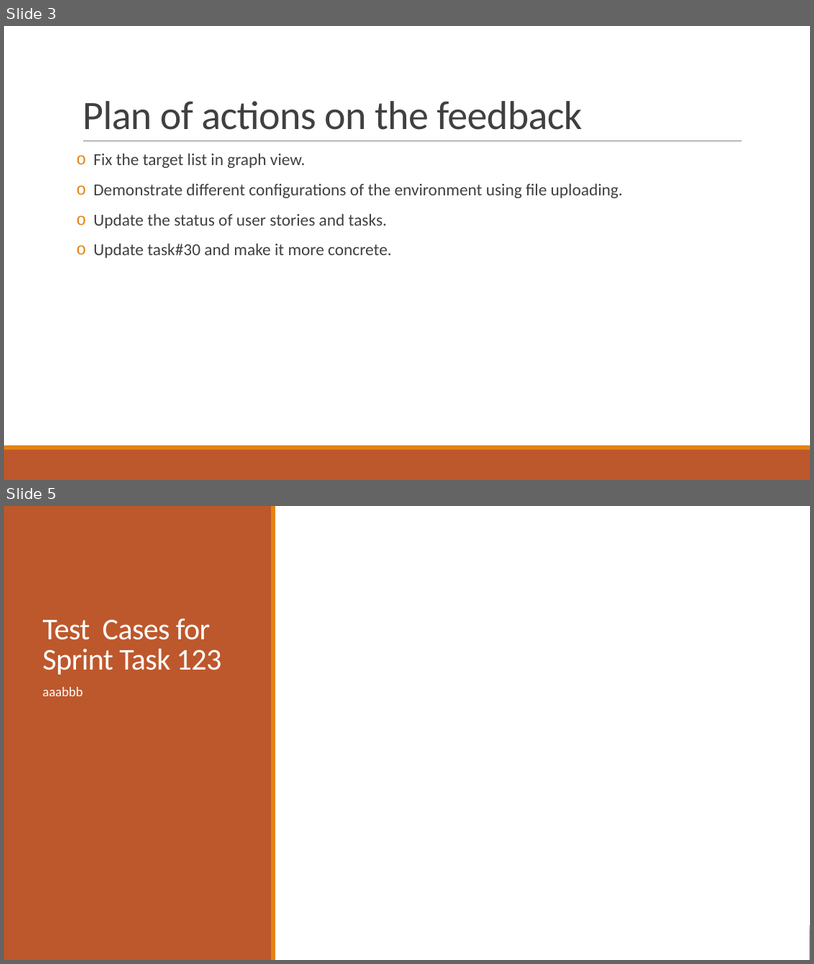
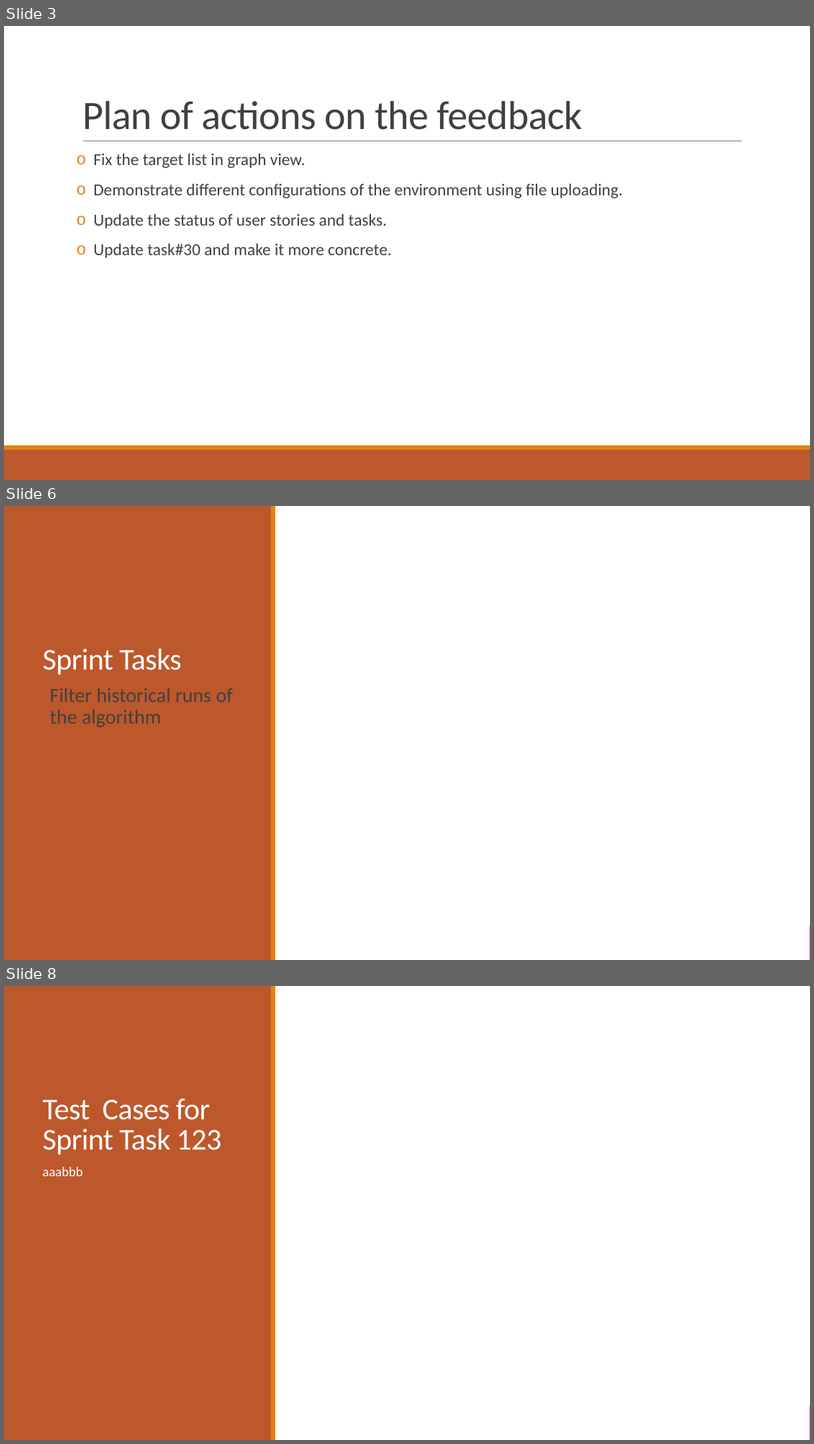
Before and after one commit to 2012215434/CS744, a slide deck: documents/set5/Presentation5.pptx. Shown one above the other, each under a label of ours: slides 3 and 5 before the commit, slides 3, 6 and 8 after it; the slides between them are not shown. The pictures are 814x964 and 814x1444 pixels, drawn with LibreOffice and Linux fonts; fonts in the diff are those of the drawing. Boxes give left, top, right and bottom in pixels: in the first picture for what was removed or moved away, otherwise in the second. Text is boxed around its words. In the diff, an @@ line names an element or a change of style, - is before the commit and + after.

Commit message:
add sprint#5 &ppt

```diff
--- a/documents/set5/Presentation5.pptx
+++ b/documents/set5/Presentation5.pptx
@@ slide 6 added at (4,506,810,960), background #FFFFFF; not listed: 2 template elements that a slide beside it also shows @@
@@ rectangle added at (4,506,810,960), fill #FFFFFF @@
@@ rectangle added at (4,506,272,960), fill #BD582C @@
@@ rectangle added at (271,506,275,960), fill #E48312 @@
@@ title added at (43,649,181,674), 36 pt, text #FFFFFF @@
+Sprint Tasks
@@ text added at (50,687,233,727), 24 pt, text #404040 @@
+  Filter historical runs of the algorithm
@@ what was slide 5 is now slide 8 @@
```
Also in this commit, not shown: 1 slide changed, 2 other slides added, 1 other file.
